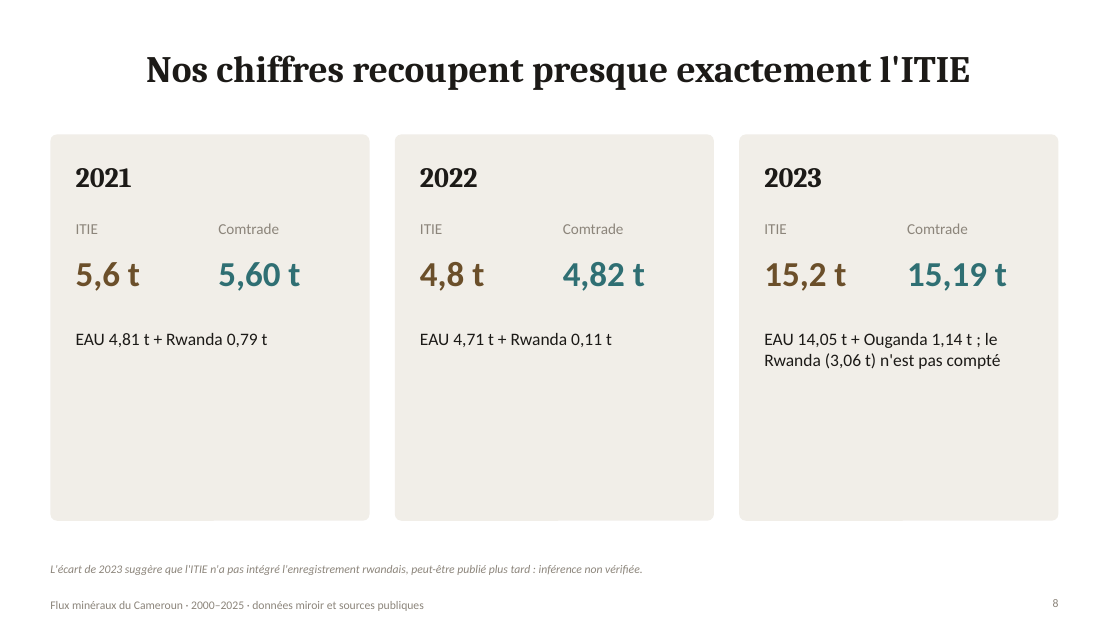
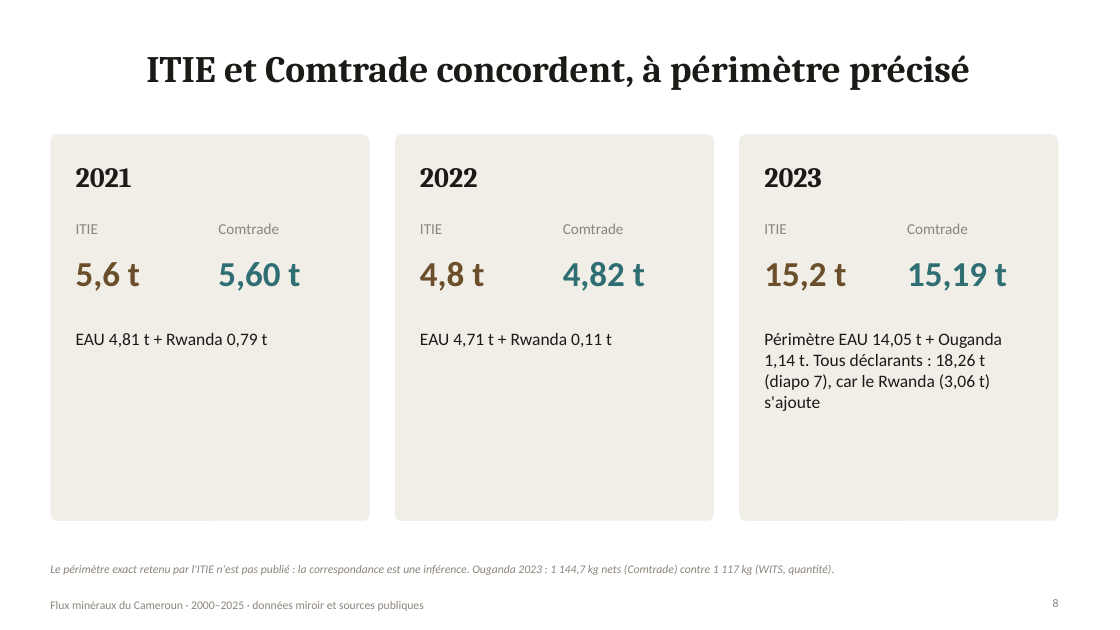
Before and after one commit to boujieka/Boujieka, a slide deck: slide 8 of docs/presentation/Flux_mineraux_Cameroun_2000-2025.pptx. Drawn at 1120x630 pixels with LibreOffice and Linux fonts; fonts in the diff are those of the drawing. Boxes give left, top, right and bottom in pixels: in the first picture for what was removed or moved away, otherwise in the second. Text is boxed around its words. In the diff, an @@ line names an element or a change of style, - is before the commit and + after.

```diff
--- a/docs/presentation/Flux_mineraux_Cameroun_2000-2025.pptx
+++ b/docs/presentation/Flux_mineraux_Cameroun_2000-2025.pptx
@@ title at bbox=[146, 55, 970, 90]: text changed @@
-Nos chiffres recoupent presque exactement l'ITIE
+ITIE et Comtrade concordent, à périmètre précisé
@@ text at bbox=[764, 333, 1002, 411]: text changed @@
-EAU 14,05 t + Ouganda 1,14 t ; le Rwanda (3,06 t) n'est pas compté
+Périmètre EAU 14,05 t + Ouganda 1,14 t. Tous déclarants : 18,26 t (diapo 7), car le Rwanda (3,06 t) s'ajoute
@@ text at bbox=[50, 565, 834, 575]: text changed @@
-L'écart de 2023 suggère que l'ITIE n'a pas intégré l'enregistrement rwandais, peut-être publié plus tard : inférence non vérifiée.
+Le périmètre exact retenu par l'ITIE n'est pas publié : la correspondance est une inférence. Ouganda 2023 : 1 144,7 kg nets (Comtrade) contre 1 117 kg (WITS, quantité).
```
Also in this commit, not shown: 12 other slides changed, 4 slides added, 2 other files.
